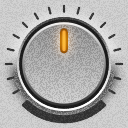
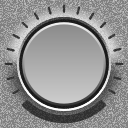
Layered file, before and after one edit (w=128, h=128). Changes by layer:
hid "Groupe de calques" over [24,15,104,103]
added layer "knob1_base.png" above "first color layers #1" over [0,0,128,128]
hid "knob_base.png #1" over [0,0,128,128]
